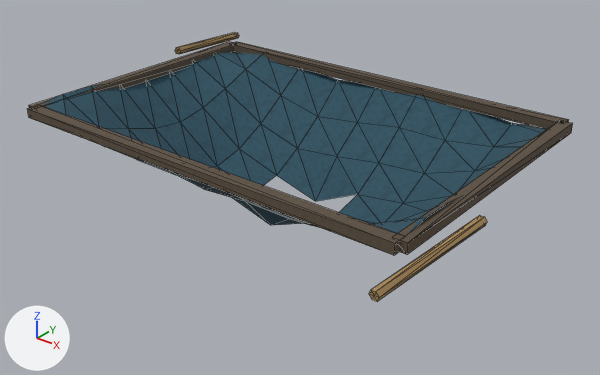
Two versions of the OBJ model Assets/ProjectOEN/ProductionArt/Meshes/environment_set_dressing/en-023_storm_damage_debris_set__loose_cloth.obj, one commit apart.
Both versions are drawn from a 50 mm lens placed at (1.282, -1.576, 0.853), pointed at (0.03, -0.01, -0.118). Every picture has the same lights, and +X, +Y and +Z are marked at lower left. The first picture is the older version. Mesh edges are drawn as thin lines. Where no turn or scale is listed for an object, it has been applied to the vertices. Vertices at exactly the same position are counted once.

Objects in the first picture: 'en-023_storm_damage_debris_set__loose_cloth'.
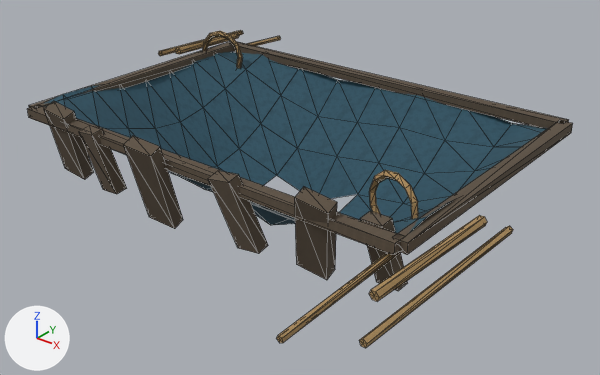
Boxes (x1, y1, x2, y2) around the edits, measured in the pictures (600 x 375 px):
'en-023_storm_damage_debris_set__loose_cloth', reshaped (18% taller): before (27, 32, 573, 302); after (27, 30, 573, 348)
part 1 of me_en_023_storm_damage_debris_set__loose_cloth, added: after (44, 30, 513, 348)

What the commit changed:
me_en_023_storm_damage_debris_set__loose_cloth is used by ob_en_023_storm_damage_debris_set__loose_cloth; location (0.0, 0.0, 0.0).
me_en_023_storm_damage_debris_set__loose_cloth had 140 vertices, 216 faces and spanned x -0.718..0.662, y -0.528..0.549, z -0.211..0.089.
me_en_023_storm_damage_debris_set__loose_cloth now has 332 vertices, 560 faces and spans x -0.774..0.705, y -0.705..0.693, z -0.211..0.154.
Part 1, on me_en_023_storm_damage_debris_set__loose_cloth:
192 vertices are added at x -0.774..0.705, y -0.705..0.693, z -0.127..0.154.
72 new faces join them, mat_cloth (picture img_cloth_albedo_png).
272 new faces join them, mat_rope (picture img_rope_albedo_png).
